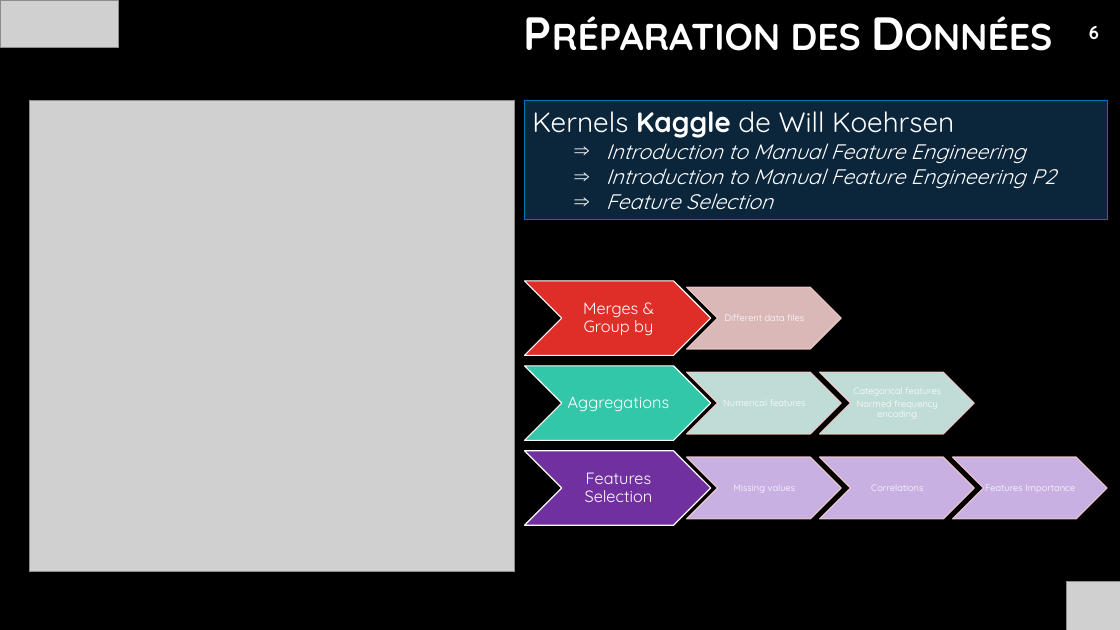
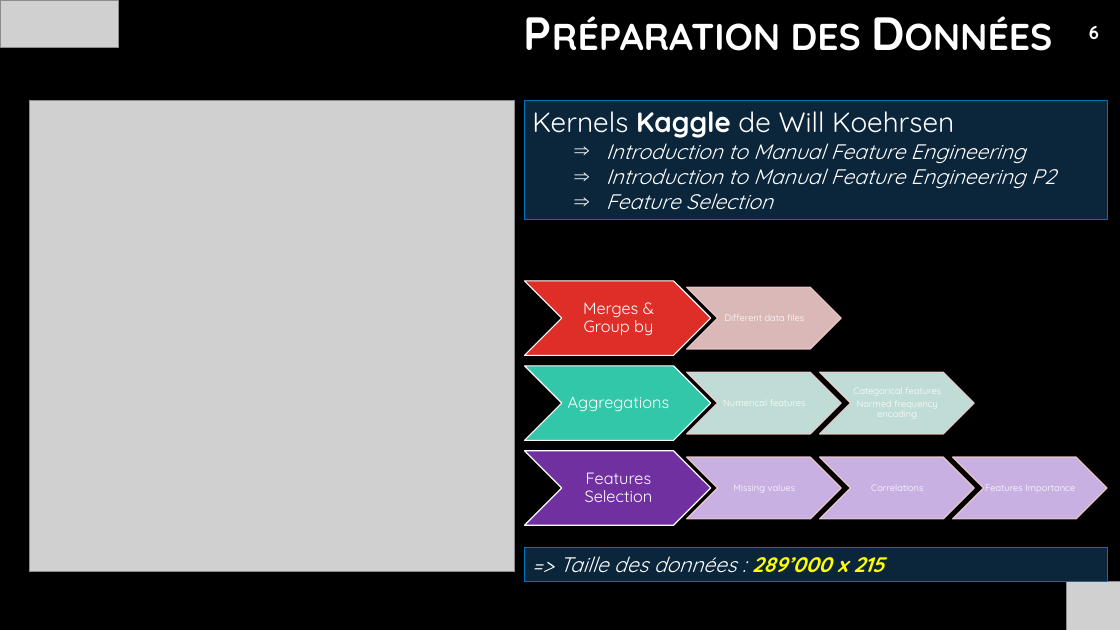
Before and after one commit to christophelebrun/OC_parcours_Data_Scientist_P7, a slide deck: slide 6 of projet7.pptx. Drawn at 1120x630 pixels with LibreOffice and Linux fonts; fonts in the diff are those of the drawing; grey boxes stand for pictures; background and template pictures are left out. Boxes give left, top, right and bottom in pixels: in the first picture for what was removed or moved away, otherwise in the second. Text is boxed around its words. In the diff, an @@ line names an element or a change of style, - is before the commit and + after.

```diff
--- a/projet7.pptx
+++ b/projet7.pptx
@@ rectangle added at [524, 547, 1107, 581], fill #2476B9 at 32% opacity, outline #0070C0 0.75 pt, 18 pt, text #FFFFFF, italic @@
+=> Taille des données : 289’000 x 215
```
Also in this commit, not shown: 5 other slides changed, 1 slide added, 1 other file.
